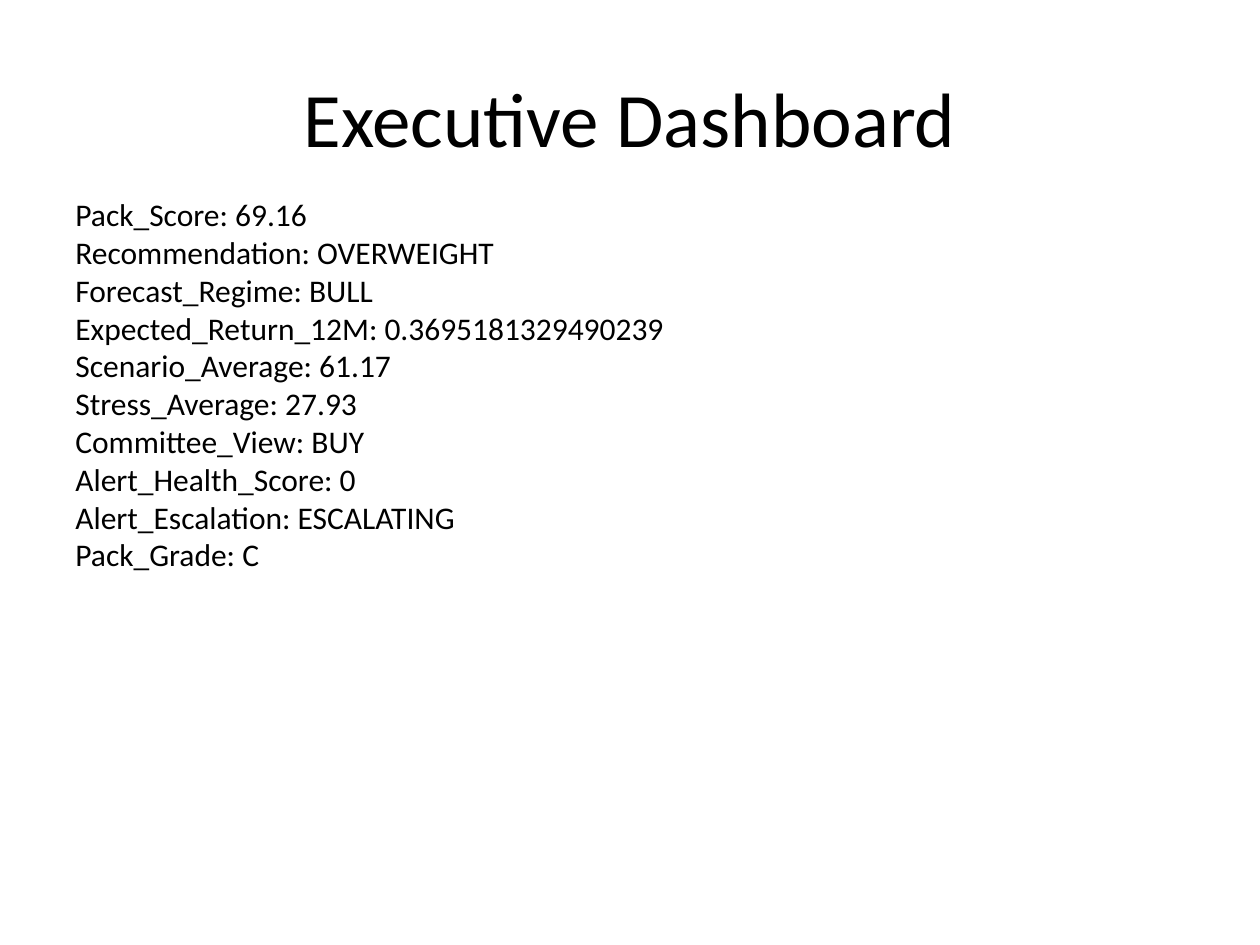
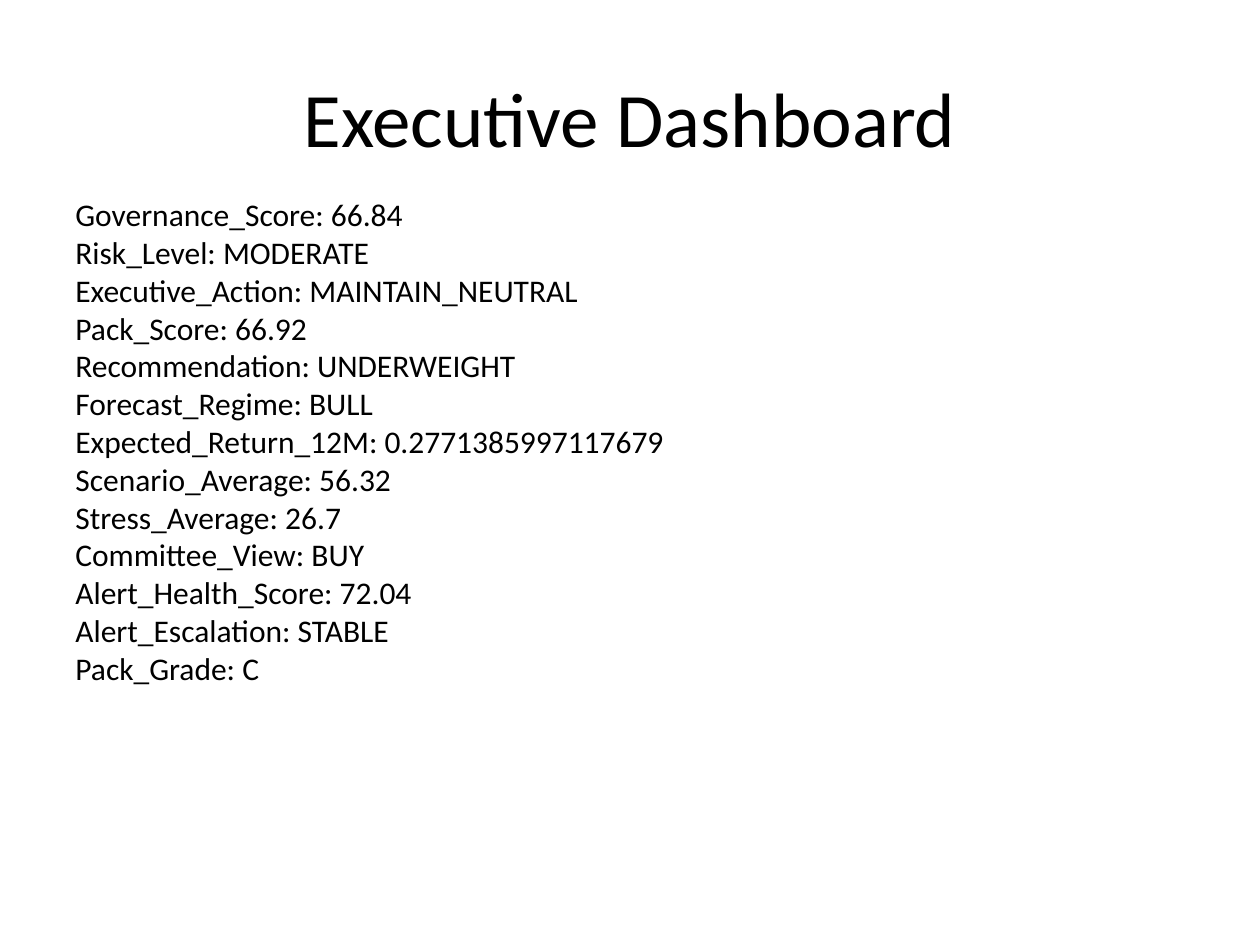
Before and after one commit to sakshinekkala28/Institutional_Quant_Platform, a slide deck: slide 2 of data/reports/investment_committee_presentation.pptx. Drawn at 1260x945 pixels with LibreOffice and Linux fonts; fonts in the diff are those of the drawing. Boxes give left, top, right and bottom in pixels: in the first picture for what was removed or moved away, otherwise in the second. Text is boxed around its words. In the diff, an @@ line names an element or a change of style, - is before the commit and + after.

```diff
--- a/data/reports/investment_committee_presentation.pptx
+++ b/data/reports/investment_committee_presentation.pptx
@@ text at (x1=75, y1=204, x2=577, y2=378): text changed @@
-Pack_Score: 69.16
-Recommendation: OVERWEIGHT
+Governance_Score: 66.84
+Risk_Level: MODERATE
+Executive_Action: MAINTAIN_NEUTRAL
+Pack_Score: 66.92
+Recommendation: UNDERWEIGHT
@@ text at (x1=75, y1=431, x2=664, y2=535): text changed @@
-Expected_Return_12M: 0.3695181329490239
-Scenario_Average: 61.17
-Stress_Average: 27.93
+Expected_Return_12M: 0.2771385997117679
+Scenario_Average: 56.32
+Stress_Average: 26.7
@@ text at (x1=75, y1=582, x2=412, y2=647): text changed @@
-Alert_Health_Score: 0
-Alert_Escalation: ESCALATING
+Alert_Health_Score: 72.04
+Alert_Escalation: STABLE
```
Also in this commit, not shown: 7 other slides changed, 20 other files.
